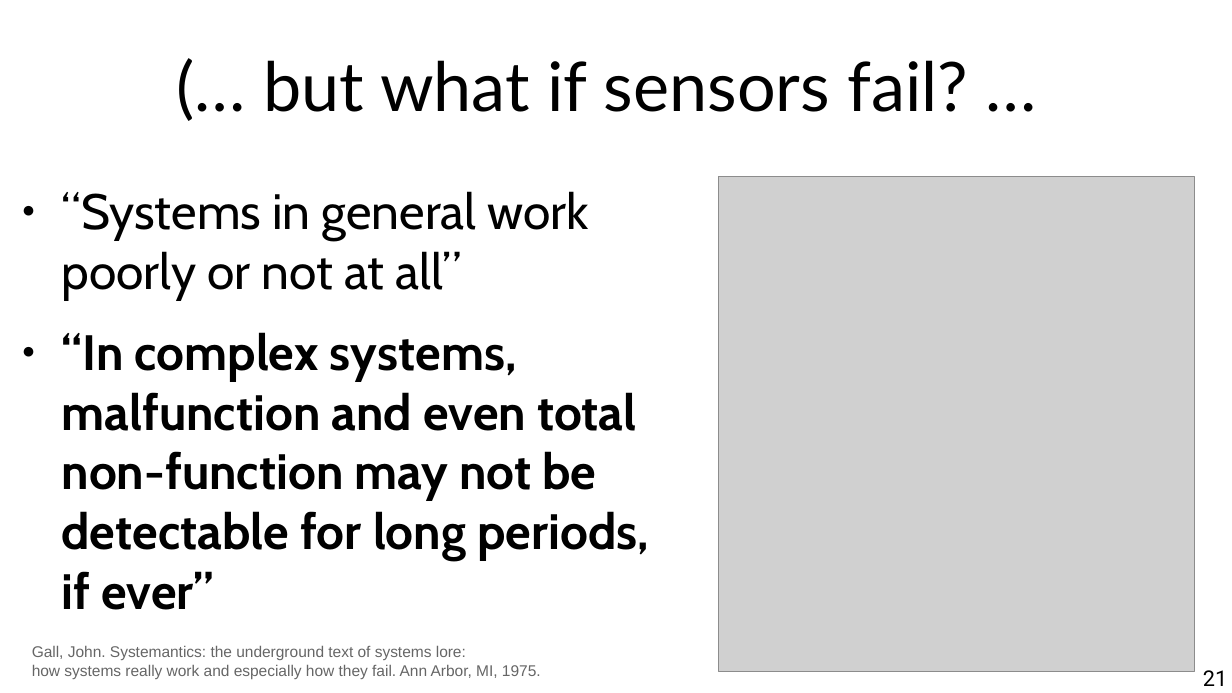
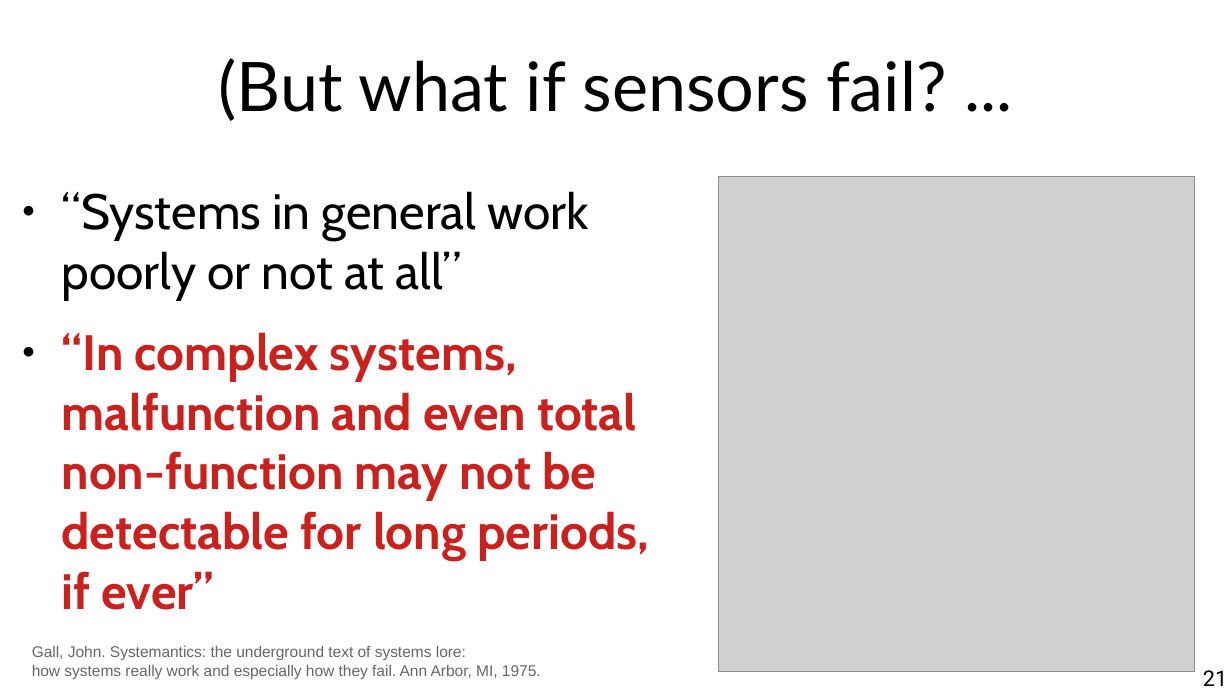
Before and after one commit to marco-calautti/data-mining-course, a slide deck: slide 21 of theory/odp/tt29_forecasting.odp. Drawn at 1232x693 pixels with LibreOffice and Linux fonts; fonts in the diff are those of the drawing; grey boxes stand for pictures. Boxes give left, top, right and bottom in pixels: in the first picture for what was removed or moved away, otherwise in the second. Text is boxed around its words. In the diff, an @@ line names an element or a change of style, - is before the commit and + after.

```diff
--- a/theory/odp/tt29_forecasting.odp
+++ b/theory/odp/tt29_forecasting.odp
@@ title at (x1=218, y1=58, x2=947, y2=121): text changed @@
-(… but what if sensors fail? …
+(But what if sensors fail? ...
@@ text at (x1=62, y1=332, x2=649, y2=610): text colour #000000 to #C9211E in "“In complex systems, malfunction and even total ..." @@
```
Also in this commit, not shown: 13 other slides changed, 6 other files.
